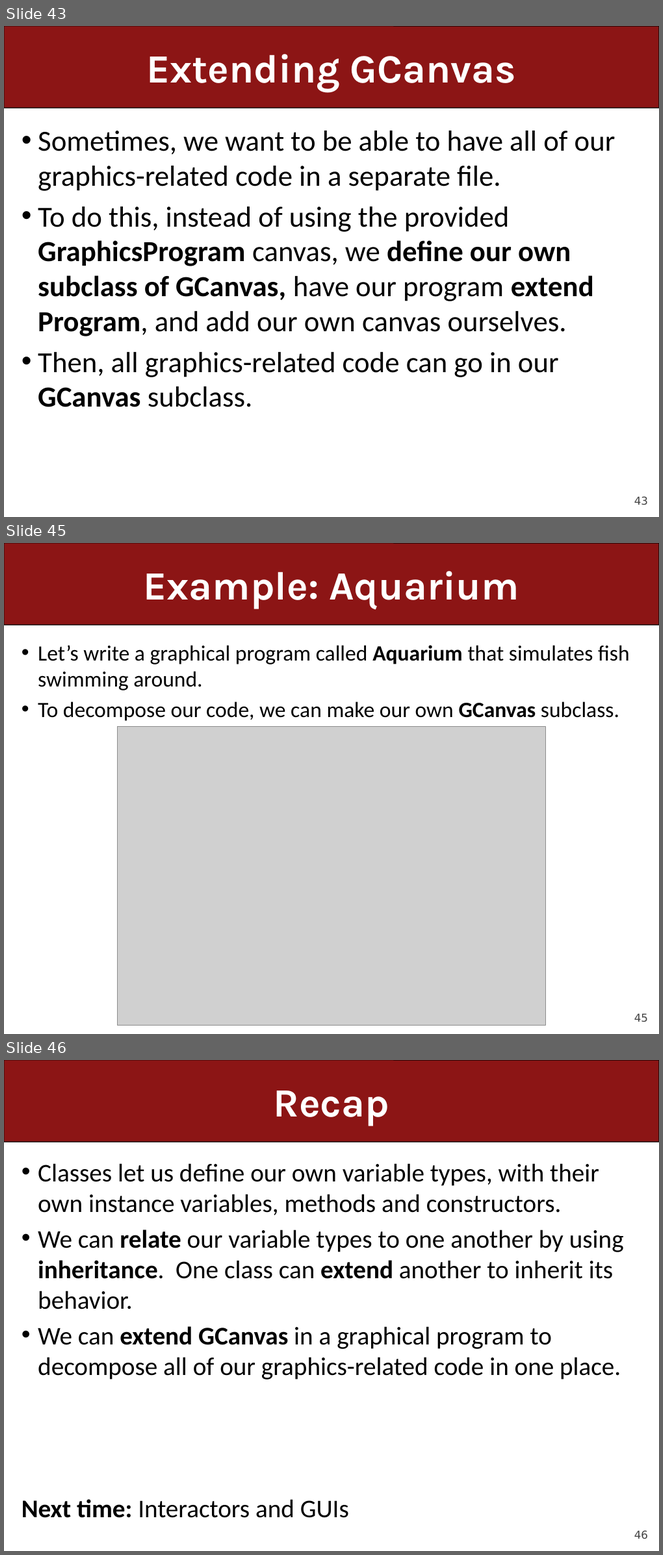
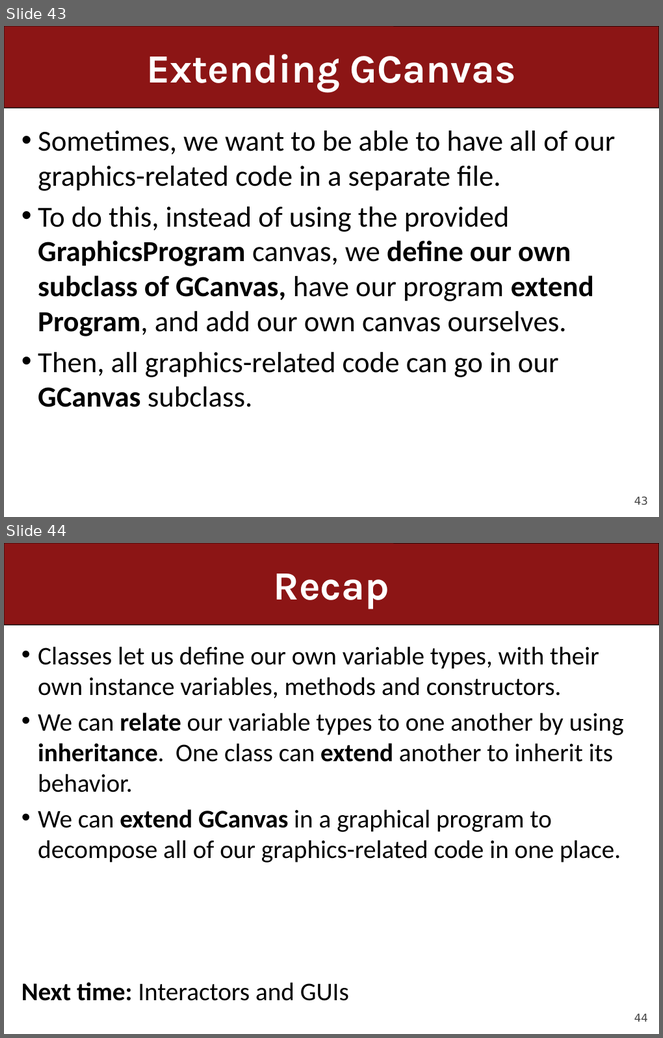
Before and after one commit to ckincaid17/cs106a-summer-2018, a slide deck: WWW/lectures/Lecture22/Lecture22.pptx. Shown one above the other, each under a label of ours: slides 43, 45 and 46 before the commit, slides 43 and 44 after it; the slides between them are not shown. The pictures are 663x1555 and 663x1038 pixels, drawn with LibreOffice and Linux fonts; fonts in the diff are those of the drawing; grey boxes stand for pictures. Boxes give left, top, right and bottom in pixels: in the first picture for what was removed or moved away, otherwise in the second. Text is boxed around its words. In the diff, an @@ line names an element or a change of style, - is before the commit and + after.

```diff
--- a/WWW/lectures/Lecture22/Lecture22.pptx
+++ b/WWW/lectures/Lecture22/Lecture22.pptx
@@ slide 45 removed at bbox=[4, 543, 659, 1034], background #FFFFFF; not listed: 2 template elements that a slide beside it also shows @@
@@ title removed at bbox=[144, 571, 519, 609] @@
-Example: Aquarium
@@ text removed at bbox=[38, 645, 630, 721] @@
-• Let’s write a graphical program called Aquarium that simulates fish swimming around.
-• To decompose our code, we can make our own GCanvas subclass.
@@ picture removed at bbox=[117, 726, 546, 1025] @@
@@ what was slide 46 is now slide 44 @@
@@ page number at bbox=[634, 1014, 648, 1022]: text changed @@
-46
+44
```
Also in this commit, not shown: 10 slides changed, 2 other slides removed, 2 other files.
